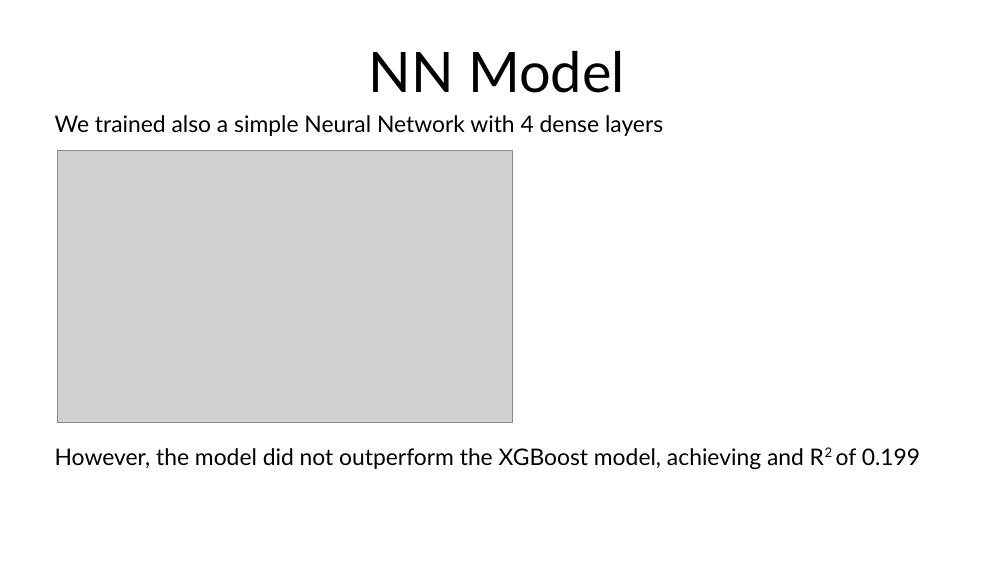
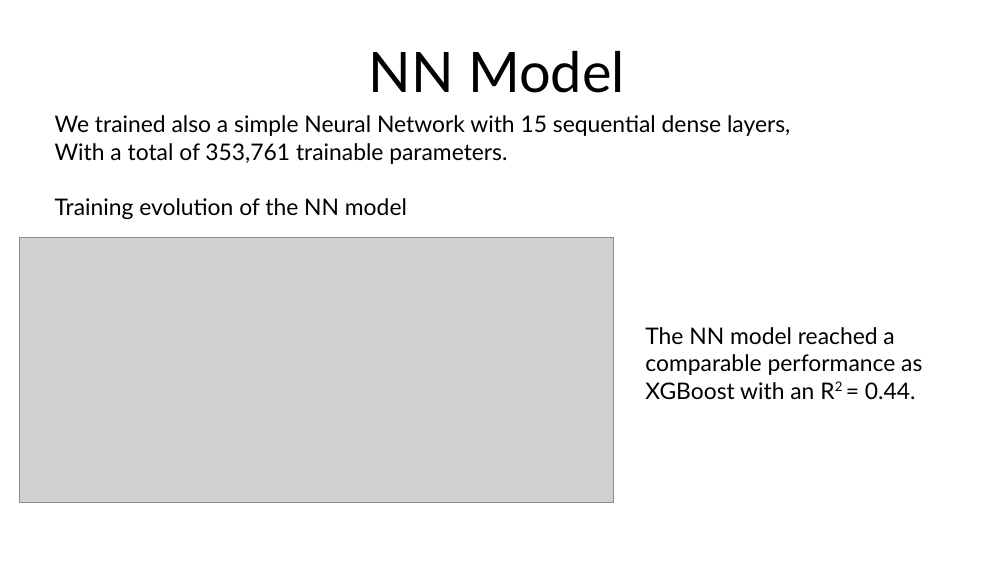
Before and after one commit to abourang/Zillow, a slide deck: slide 8 of presentation/Presentation.odp. Drawn at 1008x567 pixels with LibreOffice and Linux fonts; fonts in the diff are those of the drawing; grey boxes stand for pictures. Boxes give left, top, right and bottom in pixels: in the first picture for what was removed or moved away, otherwise in the second. Text is boxed around its words. In the diff, an @@ line names an element or a change of style, - is before the commit and + after.

```diff
--- a/presentation/Presentation.odp
+++ b/presentation/Presentation.odp
@@ text at (x1=55, y1=115, x2=790, y2=219): text changed @@
-We trained also a simple Neural Network with 4 dense layers
+We trained also a simple Neural Network with 15 sequential dense layers,
+With a total of 353,761 trainable parameters.
+Training evolution of the NN model
@@ picture resized from (x1=58, y1=150, x2=512, y2=422) to (x1=19, y1=238, x2=614, y2=503) @@
@@ text added at (x1=645, y1=327, x2=922, y2=400), 18 pt, text #000000 @@
+The NN model reached a comparable performance as XGBoost with an R2 = 0.44.
@@ text removed at (x1=55, y1=448, x2=920, y2=469) @@
-However, the model did not outperform the XGBoost model, achieving and R2 of 0.199
```
Also in this commit, not shown: 2 other slides changed, 3 slides added, 1 slide removed, 12 other files.
